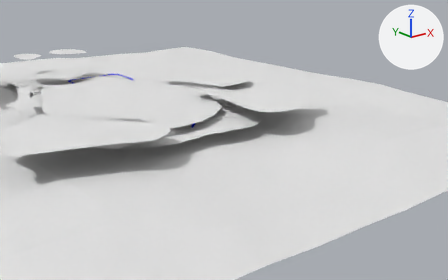
An edit to the Blender file level1.blend, drawn before and after from the same camera.
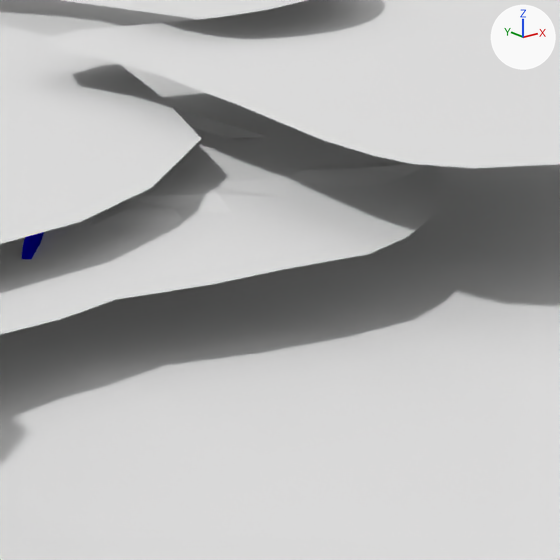
Old and new are each drawn from a 50 mm lens placed at (-2171.0, -4148.0, 1096.0), pointed at (214.0, -1167.0, -96.0) and again close up on the part from 42% to 63% of the width and 30% to 64% of the height. Every picture has the same lights, and +X, +Y and +Z are marked at upper right.

In view in the first close-up: 'ChaosFlat.001', 'ChaosFlat.011', 'ChaosFlat.013', 'ChaosFlat.015', 'OrangeFlat.001', 'RedFlat.002', 'RedFlat.005', 'RedFlat.006', 'RedFlat.007', 'RedFlat.008', 'RedFlat.019', 'YellowFlat.001'.
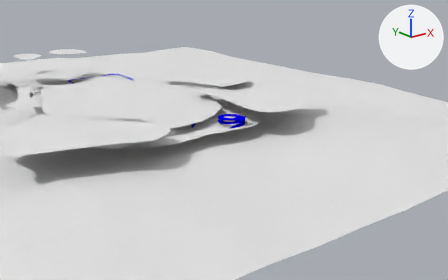
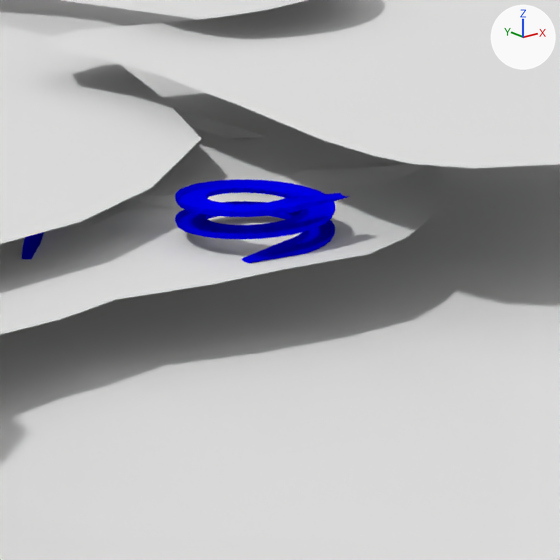
The change, as JSON lines over the scene's bpy script:
```json
{"op": "add", "block": "ob_rampfullleft_001", "code": ["ob_rampfullleft_001 = bpy.data.objects.new('RampFullLeft.001', me_plane_003)", "ob_rampfullleft_001.parent = ob_ribbons", "ob_rampfullleft_001.matrix_parent_inverse = Matrix(((1.0, 0.0, 0.0, 1692.0), (0.0, 1.0, 0.0, -242.8), (0.0, 0.0, 1.0, -0.00488), (0.0, 0.0, 0.0, 1.0)))", "ob_rampfullleft_001.location = (672.1, -1237.0, 0.2)", "ob_rampfullleft_001.rotation_euler = (0.0, 0.0, -1.571)  # degrees (0, 0, -90)"]}
```

What differs and where, as boxes [x1, y1, x2, y2] in the close-ups (560 x 560 px):
```json
{"object": "RampFullLeft.001", "change": "added", "after": [175, 180, 349, 263], "on screen": "blue"}
```
